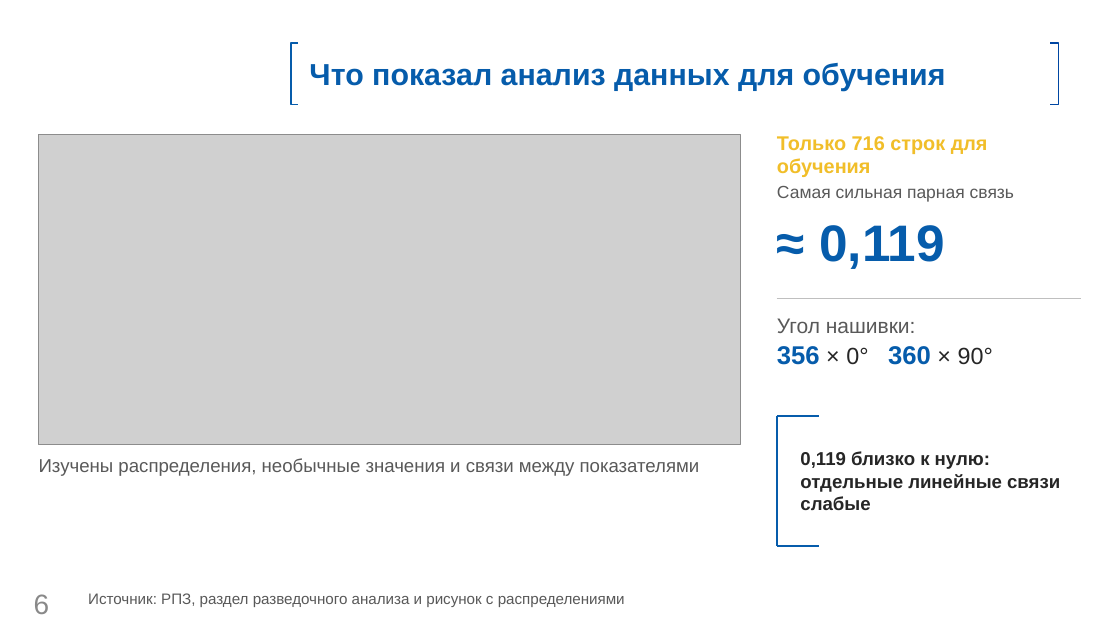
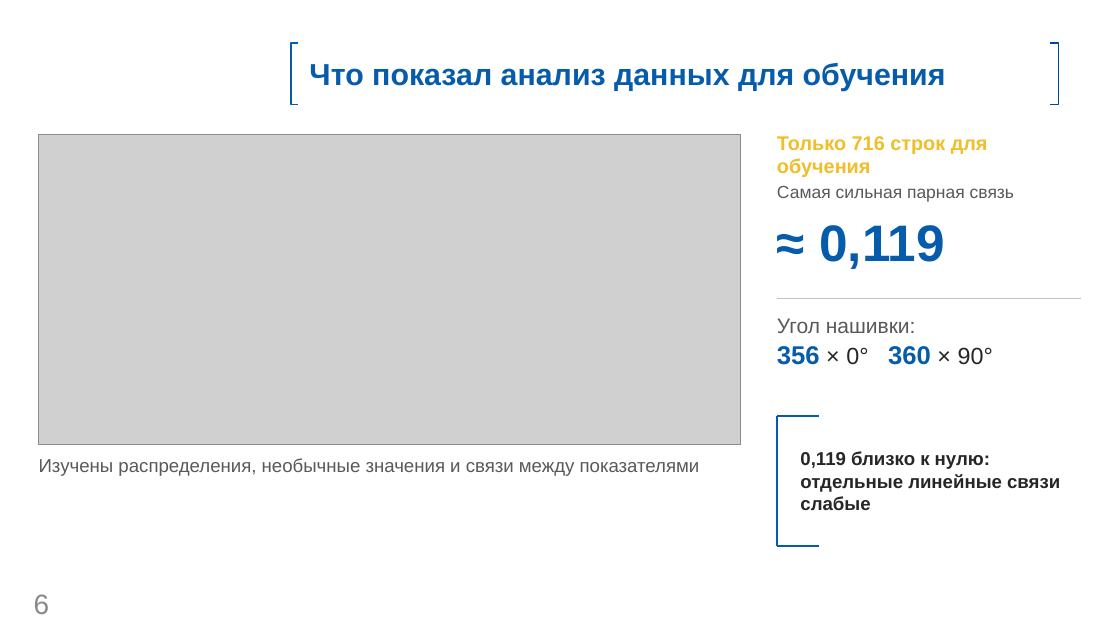
Before and after one commit to fpvcstep/composites-property-prediction, a slide deck: slide 6 of presentation/Презентация.pptx. Drawn at 1120x630 pixels with LibreOffice and Linux fonts; fonts in the diff are those of the drawing; grey boxes stand for pictures; background and template pictures are left out. Boxes give left, top, right and bottom in pixels: in the first picture for what was removed or moved away, otherwise in the second. Text is boxed around its words. In the diff, an @@ line names an element or a change of style, - is before the commit and + after.

```diff
--- a/presentation/Презентация.pptx
+++ b/presentation/Презентация.pptx
@@ text removed at box(88, 593, 625, 607) @@
-Источник: РПЗ, раздел разведочного анализа и рисунок с распределениями
```
Also in this commit, not shown: 13 other slides changed, 1 other file.
